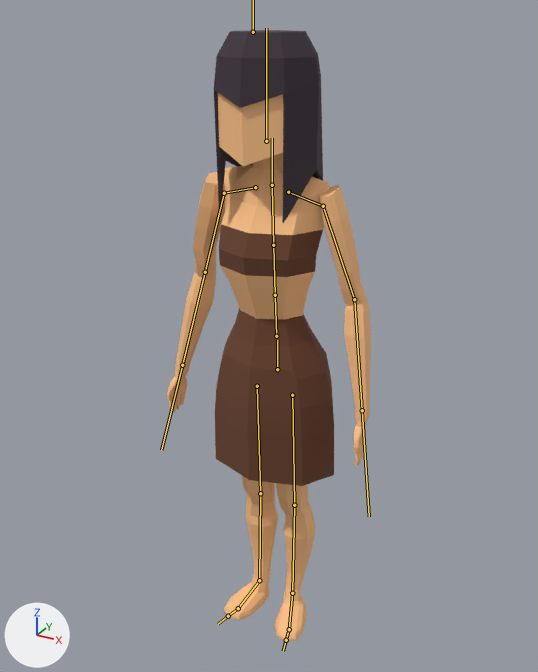
One commit to the FBX model Assets/Models/MrPropreAnim.fbx: the scene before it, then after it.
The view is the same before and after, from a camera (50 mm lens) standing at (5.34, -9.85, 10.69) and looking at (-0.21, 0.24, 5.65). Every picture has the same lights, and +X, +Y and +Z are marked at lower left. The bones that bend it are drawn over the model as lines.

In view in the first picture: 'Bras_Mei', 'Corps_Mei', 'Jambes_Mei', 'Tete_Mei'.
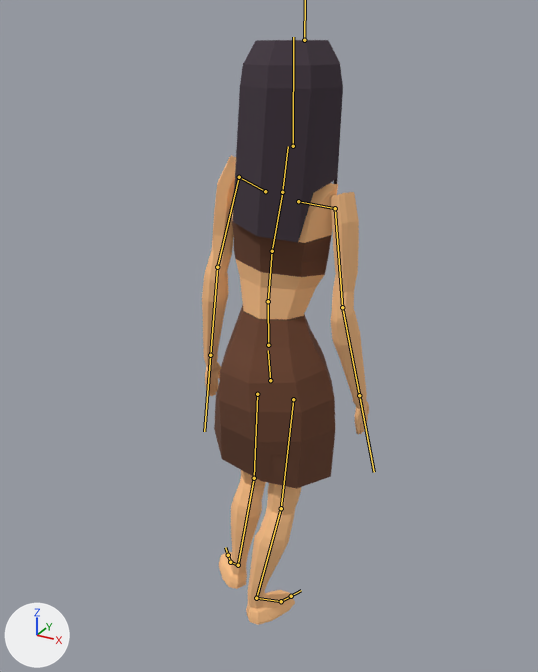
The newer file adds an action. The first version stands in its rest pose; the second is drawn at frame 174 of the action 'Armature|Standing 2'.

What the commit changed:
Bone 'mixamorig:Hips' (bone_mixamorig_hips) moves from (0.0, 0.0, 0.0) to (0.0, -11.0, -23.0).
Bone 'mixamorig:Hips' (bone_mixamorig_hips) turns from (0, 0, 0) to (1, -179, -5) degrees about its own x, y and z.
Bone 'mixamorig:Spine' (bone_mixamorig_spine) turns from (0, 0, 0) to (-1, -1, -3) degrees about its own x, y and z.
Bone 'mixamorig:Spine1' (bone_mixamorig_spine1) turns from (0, 0, 0) to (0, 0, -6) degrees about its own x, y and z.
Bone 'mixamorig:Spine2' (bone_mixamorig_spine2) turns from (0, 0, 0) to (0, 1, -6) degrees about its own x, y and z.
Bone 'mixamorig:Neck' (bone_mixamorig_neck) turns from (0, 0, 0) to (-1, 0, 2) degrees about its own x, y and z.
Bone 'mixamorig:Head' (bone_mixamorig_head) turns from (0, 0, 0) to (-1, 1, 8) degrees about its own x, y and z.
Bone 'mixamorig:LeftShoulder' (bone_mixamorig_leftshoulder) turns from (0, 0, 0) to (-20, 8, 10) degrees about its own x, y and z.
Bone 'mixamorig:LeftArm' (bone_mixamorig_leftarm) turns from (0, 0, 0) to (-38, 0, -3) degrees about its own x, y and z.
Bone 'mixamorig:LeftForeArm' (bone_mixamorig_leftforearm) turns from (0, 0, 0) to (8, 1, 3) degrees about its own x, y and z.
Bone 'mixamorig:RightShoulder' (bone_mixamorig_rightshoulder) turns from (0, 0, 0) to (-19, -6, 0) degrees about its own x, y and z.
Bone 'mixamorig:RightArm' (bone_mixamorig_rightarm) turns from (0, 0, 0) to (-20, 0, 8) degrees about its own x, y and z.
Bone 'mixamorig:RightForeArm' (bone_mixamorig_rightforearm) turns from (0, 0, 0) to (8, -1, 0) degrees about its own x, y and z.
Bone 'mixamorig:LeftUpLeg' (bone_mixamorig_leftupleg) turns from (0, 0, 0) to (-17, -16, -10) degrees about its own x, y and z.
Bone 'mixamorig:LeftLeg' (bone_mixamorig_leftleg) turns from (0, 0, 0) to (27, -7, -6) degrees about its own x, y and z.
Bone 'mixamorig:LeftFoot' (bone_mixamorig_leftfoot) turns from (0, 0, 0) to (2, -12, -5) degrees about its own x, y and z.
Bone 'mixamorig:RightUpLeg' (bone_mixamorig_rightupleg) turns from (0, 0, 0) to (-2, 4, -11) degrees about its own x, y and z.
Bone 'mixamorig:RightLeg' (bone_mixamorig_rightleg) turns from (0, 0, 0) to (14, 6, -2) degrees about its own x, y and z.
Bone 'mixamorig:RightFoot' (bone_mixamorig_rightfoot) turns from (0, 0, 0) to (15, -3, -2) degrees about its own x, y and z.

Boxes (x1, y1, x2, y2) around the edits, measured in the pictures (538 x 672 px):
'Corps_Mei', posed
    before: (215, 165, 334, 486)
    after: (214, 183, 338, 489)
'Tete_Mei', posed
    before: (214, 30, 323, 223)
    after: (233, 40, 343, 242)
'Bras_Mei', posed (18% narrower)
    before: (167, 172, 371, 465)
    after: (202, 155, 369, 434)
'Jambes_Mei', posed
    before: (224, 476, 315, 641)
    after: (219, 470, 301, 625)
bone 'mixamorig:Hips', root to tip
    before: (277, 369) to (277, 340)
    after: (270, 380) to (268, 350)
bone 'mixamorig:Spine', root to tip
    before: (276, 336) to (275, 295)
    after: (268, 345) to (268, 301)
bone 'mixamorig:Spine1', root to tip
    before: (275, 295) to (273, 245)
    after: (268, 301) to (272, 251)
bone 'mixamorig:Spine2', root to tip
    before: (273, 245) to (272, 186)
    after: (272, 251) to (282, 193)
bone 'mixamorig:Neck', root to tip
    before: (272, 185) to (272, 138)
    after: (282, 192) to (288, 146)
bone 'mixamorig:Head', root to tip
    before: (266, 141) to (266, 28)
    after: (293, 146) to (293, 37)
bone 'mixamorig:LeftShoulder', root to tip
    before: (288, 192) to (323, 206)
    after: (265, 191) to (239, 177)
bone 'mixamorig:LeftArm', root to tip
    before: (323, 206) to (354, 299)
    after: (239, 177) to (217, 267)
bone 'mixamorig:LeftForeArm', root to tip
    before: (354, 299) to (362, 410)
    after: (217, 267) to (210, 355)
bone 'mixamorig:RightShoulder', root to tip
    before: (255, 187) to (224, 193)
    after: (298, 201) to (335, 208)
bone 'mixamorig:RightArm', root to tip
    before: (224, 193) to (205, 272)
    after: (335, 208) to (342, 307)
bone 'mixamorig:RightForeArm', root to tip
    before: (205, 272) to (182, 365)
    after: (342, 307) to (359, 395)
bone 'mixamorig:LeftUpLeg', root to tip
    before: (292, 395) to (294, 505)
    after: (257, 394) to (254, 478)
bone 'mixamorig:LeftLeg', root to tip
    before: (294, 505) to (292, 593)
    after: (254, 478) to (238, 565)
bone 'mixamorig:LeftFoot', root to tip
    before: (292, 593) to (289, 629)
    after: (238, 565) to (230, 562)
bone 'mixamorig:RightUpLeg', root to tip
    before: (257, 386) to (260, 493)
    after: (293, 399) to (281, 508)
bone 'mixamorig:RightLeg', root to tip
    before: (260, 493) to (259, 580)
    after: (281, 508) to (256, 598)
bone 'mixamorig:RightFoot', root to tip
    before: (259, 580) to (238, 608)
    after: (256, 598) to (281, 601)
